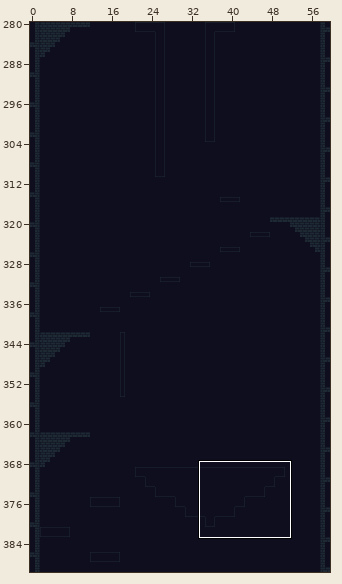
Two versions of a level (Tiled map, assets/tiles/tilemap.tmx). The picture above shows the old version from afar; the outline marks the close-up.
Close-up. Earlier state:
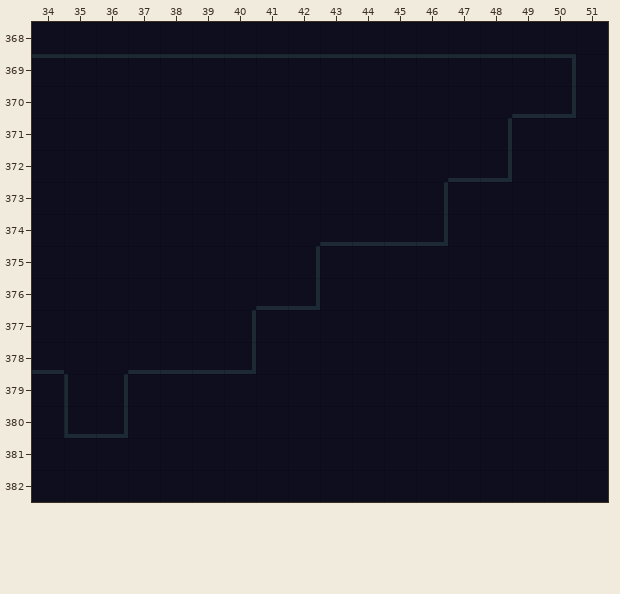
Cells are 8x8 px. Shown: x 34..51, y 368..382. The commit also changed other parts of the map, which this record leaves out.
The result:
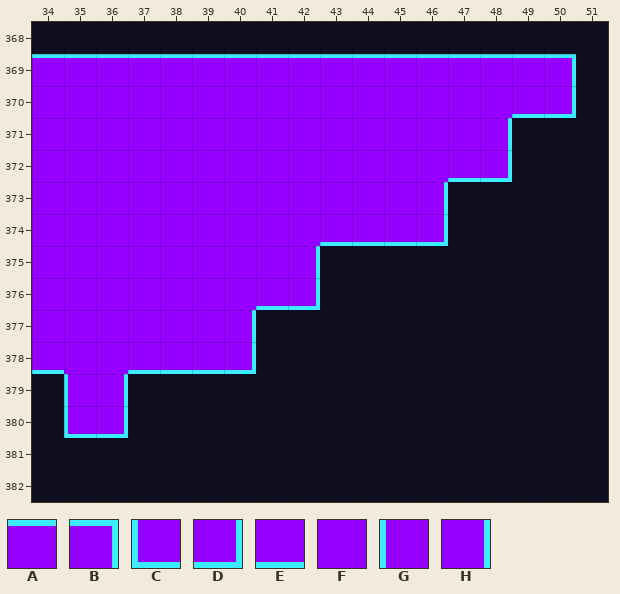
Key: from "tileset": A 38, B 283, C 346, D 347, E 351, F 359, G 602, H 603.
_ is an empty cell, . an unchanged one.
Tiles of an added or newly shown layer are drawn over the layers below it.
Changes in this commit:
--- layer "Skyway" (now shown)
@@ x 34..50 @@
-369 _________________
-370 _________________
-371 _______________..
-372 _______________..
-373 _____________....
-374 _____________....
-375 _________........
-376 _________........
-377 _______..........
-378 _______..........
-379 .__..............
-380 .__..............
+369 AAAAAAAAAAAAAAAAB
+370 FFFFFFFFFFFFFFFED
+371 FFFFFFFFFFFFFFH..
+372 FFFFFFFFFFFFFED..
+373 FFFFFFFFFFFFH....
+374 FFFFFFFFFEEED....
+375 FFFFFFFFH........
+376 FFFFFFFED........
+377 FFFFFFH..........
+378 EFFEEED..........
+379 .GH..............
+380 .CD..............
Changed places in both close-ups, as pixel boxes (x1, y1, x2, y2):
added: (32, 54, 576, 438)
